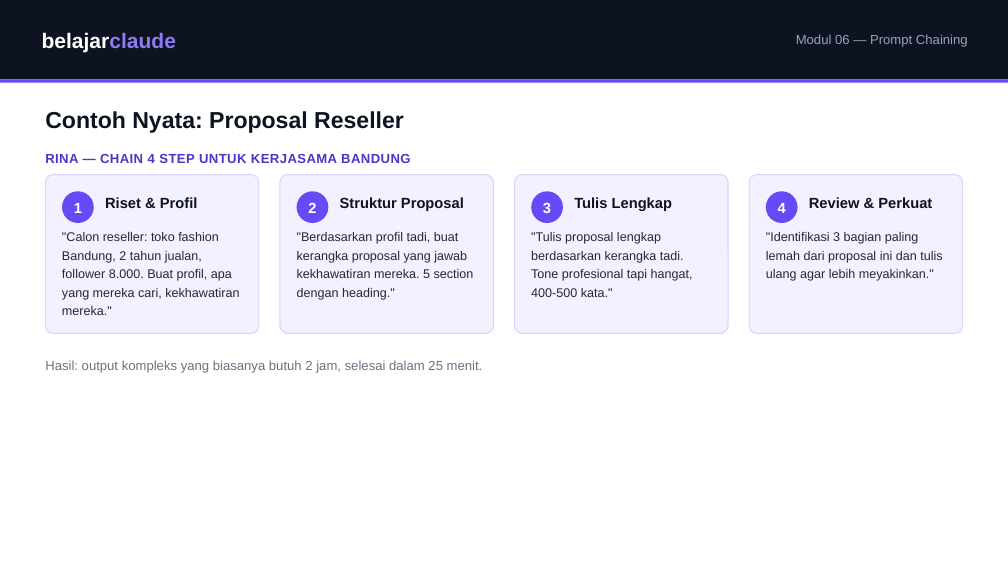
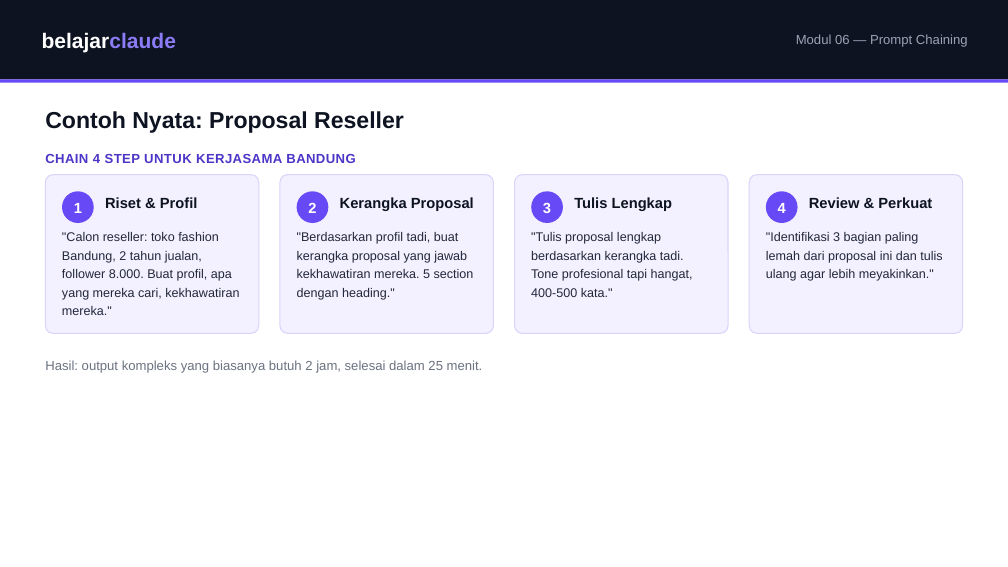
Before and after one commit to juliautomo/belajar-claude, a slide deck: slide 3 of K2-Produktivitas/M06-Prompt-Chaining/K2-M06-Prompt-Chaining.pptx. Drawn at 1008x567 pixels with LibreOffice and Linux fonts; fonts in the diff are those of the drawing. Boxes give left, top, right and bottom in pixels: in the first picture for what was removed or moved away, otherwise in the second. Text is boxed around its words. In the diff, an @@ line names an element or a change of style, - is before the commit and + after.

Commit message:
M6: fix duplicate info-card labels, convert Ide Chain to learn-grid, remove Rina persona, align PPT/PDF wording

```diff
--- a/K2-Produktivitas/M06-Prompt-Chaining/K2-M06-Prompt-Chaining.pptx
+++ b/K2-Produktivitas/M06-Prompt-Chaining/K2-M06-Prompt-Chaining.pptx
@@ text at (45, 154, 355, 163): text changed @@
-RINA — CHAIN 4 STEP UNTUK KERJASAMA BANDUNG
+CHAIN 4 STEP UNTUK KERJASAMA BANDUNG
@@ text at (340, 197, 474, 211): text changed @@
-Struktur Proposal
+Kerangka Proposal
```
Also in this commit, not shown: 2 other slides changed, 1 other file.
